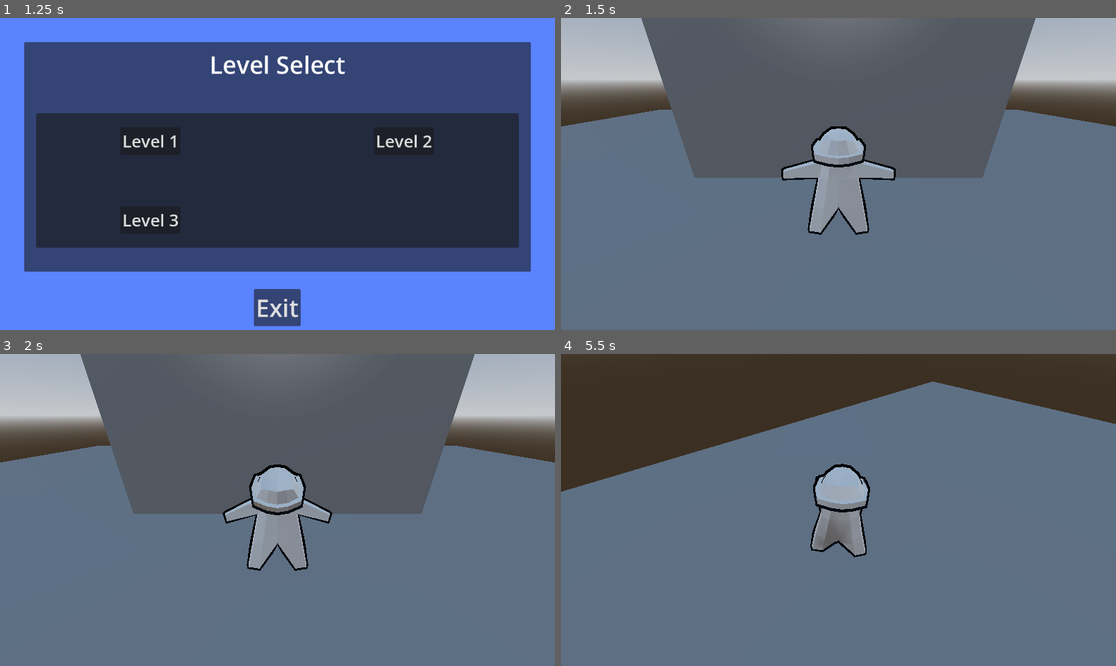
Above: before the commit, frames 1-4 (two rows, left to right).
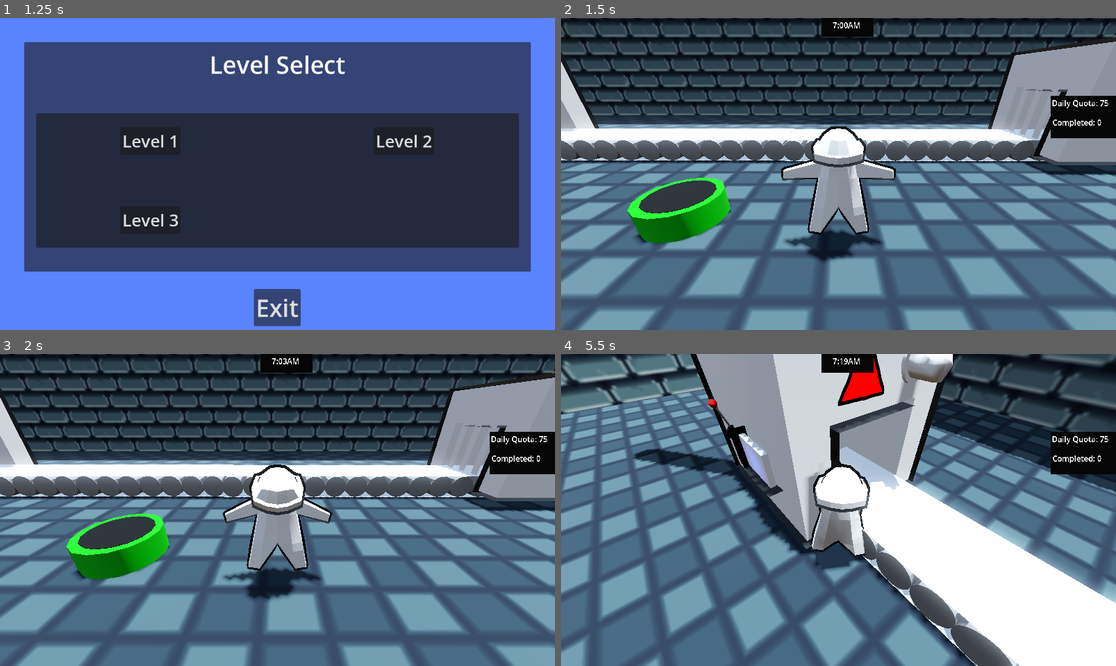
Above: after the commit, the same moments.

Repository: duboisr96/igwdcn
Game: Godot game, scene res://Scenes/Menus/title_screen.tscn
Same seed, same stepped clock (60 frames per second), same inputs: the game is played once before the commit and once after it.
Inputs (mouse positions are in pixels of both pictures, inside the frame that each line leads up to):
- Up to frame 1 (1.25 s): click "Start" at 0.5 s
- Up to frame 2 (1.5 s): click "Level 2" at 1.25 s
- Up to frame 3 (2 s): no input
- Up to frame 4 (5.5 s): move the mouse to (866, 510) at 2.02 s; hold W (up) from 2.03 s (still down); tap - (decrease belt speed) at 2.1 s; tap Space (jump) at 2.27, 3.02, 4.52, 5.27 s; move the mouse to (810, 510) at 2.77 s; tap Keypad 0 (decrease error) at 2.85 s; move the mouse to (849, 503) at 3.52 s; tap Mouse wheel up (increase belt speed) at 3.6 s; move the mouse to (832, 516) at 4.27 s; tap Keypad 1 (increase error) at 4.35 s; move the mouse to (877, 513) at 5.02 s; hold F (interact) from 5.03 s (still down)

Frame 1 is identical in both runs. In frame 2, 77% of the frame differs, in the area x 0-100%, y 0-100%; in frame 3, 77%; in frame 4, 84%.

Commit message:
Update level_select.gd

Diff:
--- a/Scenes/Menus/level_select.gd
+++ b/Scenes/Menus/level_select.gd
@@ -16,10 +16,10 @@
 
 
 func _on_level_2_button_pressed():
-	get_tree().change_scene_to_file("res://Scenes/Levels/test_level.tscn")
+	get_tree().change_scene_to_file("res://Scenes/Levels/level_2_real.tscn")
 
 func _on_level_3_button_2_pressed():
-	print("level 3 ?")
+	get_tree().change_scene_to_file("res://Scenes/Levels/level_3_real.tscn")
 
 
 func _on_exit_button_pressed():
